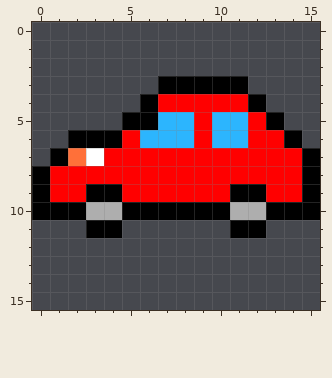
Pixel-art sprite, stored at assets/testShapes/car_final.png. That is the earlier state.
The file is 16x16 pixels. The old version is drawn lined up with the new one.
After:
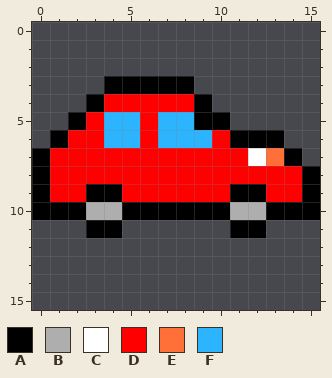
Palette (. is transparent): A #000000  B #aeaeae  C #ffffff  D #ff0000  E #ff7039  F #2cb5fe
Change:
{"change": "whole drawing moved by +0,-4 (the old picture is shown already moved)"}
{"y":3,"x":4,"old":"...","new":"AAA"}
{"y":3,"x":9,"old":"AAA","new":"..."}
{"y":4,"x":3,"old":"...A","new":"ADDD"}
{"y":4,"x":9,"old":"DDDA","new":"A..."}
{"y":5,"x":2,"old":"...AA","new":"ADFFD"}
{"y":5,"x":9,"old":"DFFDA","new":"AA..."}
{"y":6,"x":1,"old":".AAADF","new":"ADDFFD"}
{"y":6,"x":9,"old":"DFFDDA","new":"FDAAA."}
{"y":7,"x":0,"old":".AEC","new":"ADDD"}
{"y":7,"x":12,"old":"DDDA","new":"CEA."}
{"label":"changed","picture_box":[32,76,320,166]}
